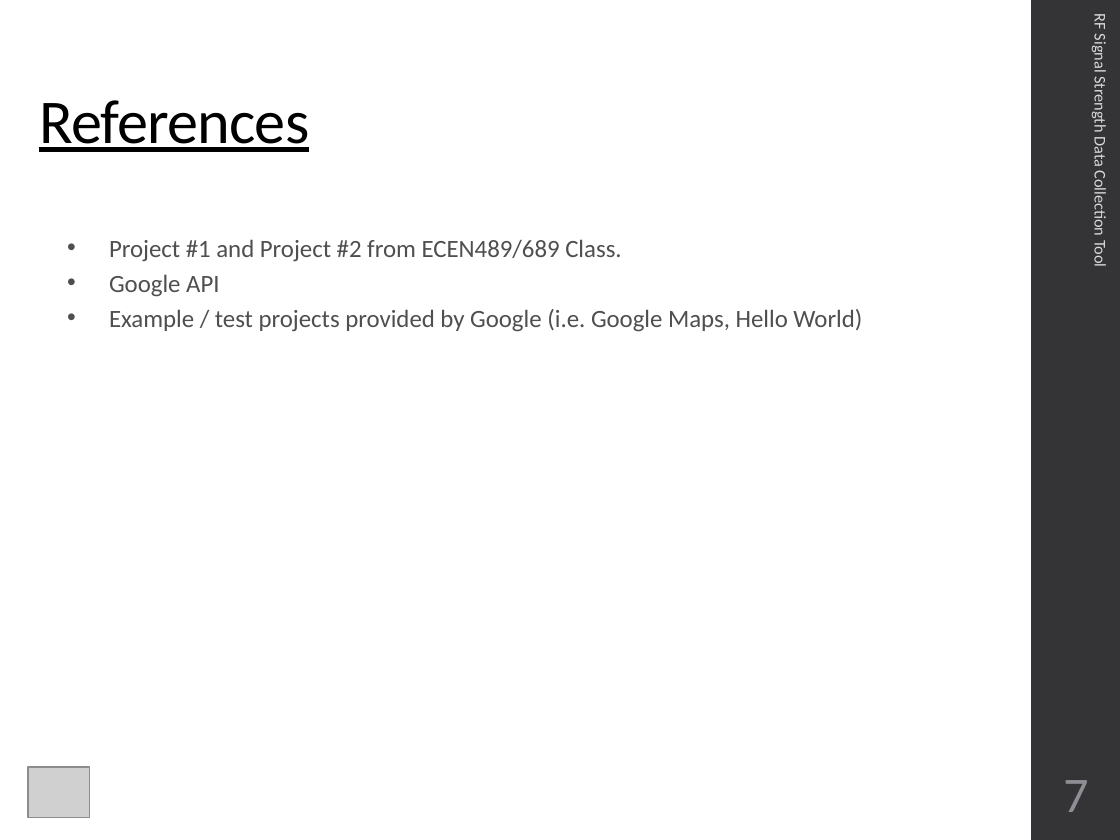
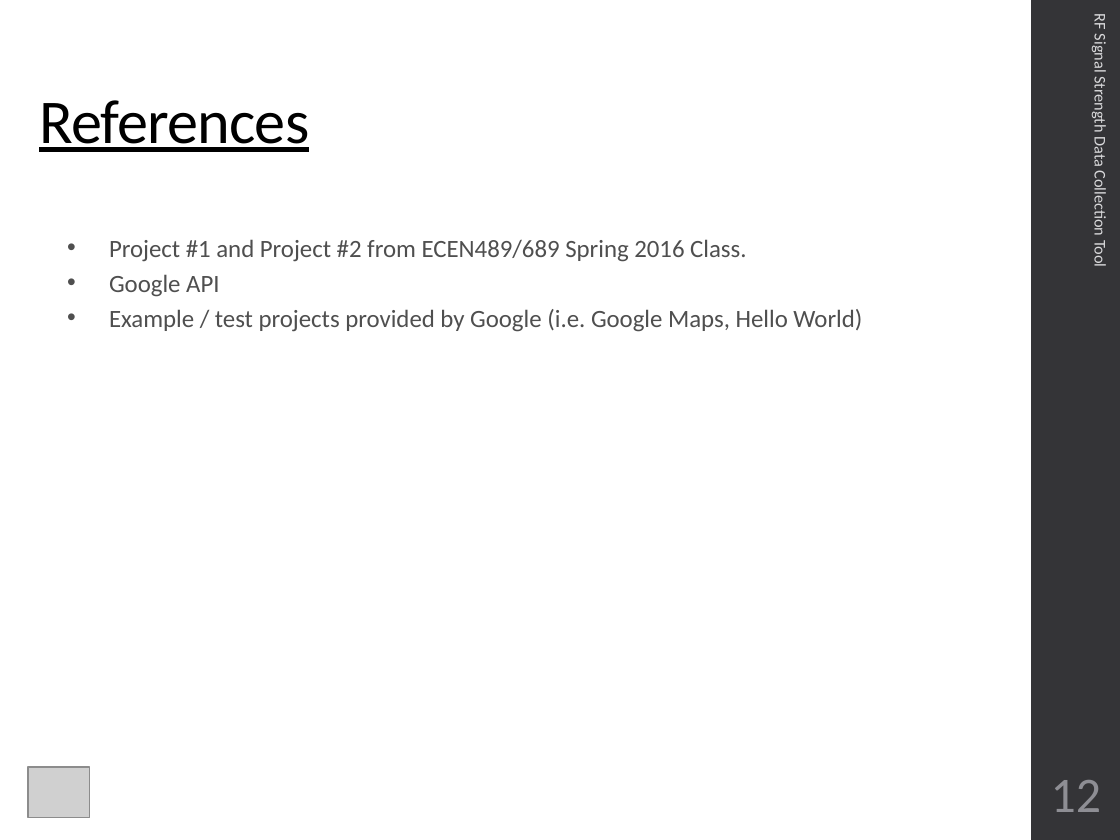
Before and after one commit to CourseReps/ECEN489-Spring2016, a slide deck: slide 13 of Students/johnlusher/Project_3/ECEN689_Project_3_John_Lusher.pptx (slide 8 before the commit). Drawn at 1120x840 pixels with LibreOffice and Linux fonts; fonts in the diff are those of the drawing; grey boxes stand for pictures. Boxes give left, top, right and bottom in pixels: in the first picture for what was removed or moved away, otherwise in the second. Text is boxed around its words. In the diff, an @@ line names an element or a change of style, - is before the commit and + after.

Commit message:
Project #3 - Update

```diff
--- a/Students/johnlusher/Project_3/ECEN689_Project_3_John_Lusher.pptx
+++ b/Students/johnlusher/Project_3/ECEN689_Project_3_John_Lusher.pptx
@@ text at (109,239,746,262): text changed @@
-  • Project #1 and Project #2 from ECEN489/689 Class.
+  • Project #1 and Project #2 from ECEN489/689 Spring 2016 Class.
@@ page number at (1051,780,1101,812): text changed @@
-7
+12
```
Also in this commit, not shown: 3 other slides changed, 6 slides added, 1 slide removed, 6 other files.
